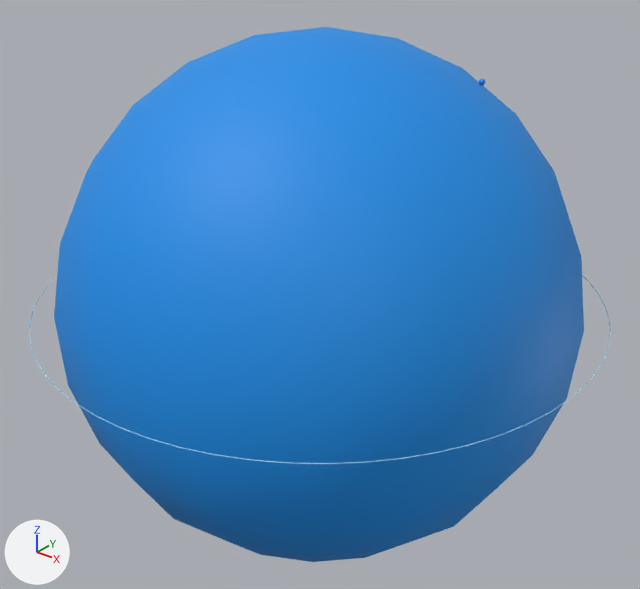
A saved change to the glTF model glb/112.glb.
Camera for both pictures: a 50 mm lens placed at (1.883, -2.353, 1.459), pointed at (0.0, 0.0, 0.0). Lighting does not change. The marker at lower left points along +X, +Y and +Z. The first picture is the older version. Where no turn or scale is listed for an object, it has been applied to the vertices.

Names of what the first picture shows: 'Orbital_7s_0' and 1 more.
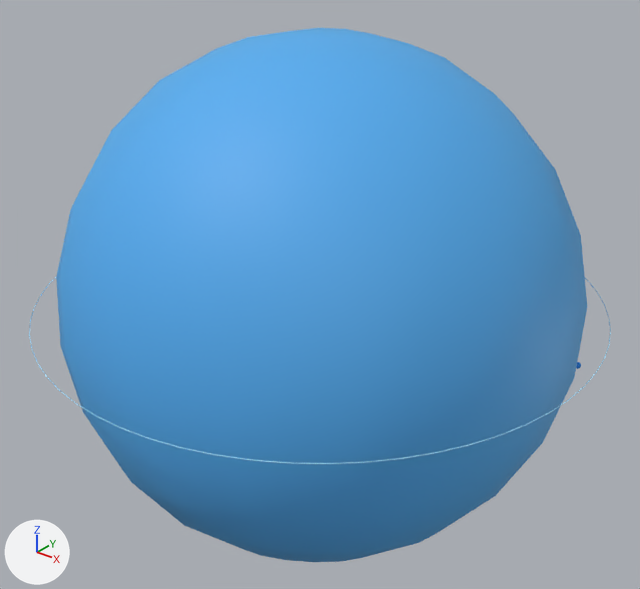
Boxes [x1, y1, x2, y2] around the edits, measured in the pictures (640 x 589 px):
```json
{"object": "Orbital_7s_0", "change": "recoloured, turned", "before": [54, 27, 584, 562], "after": [56, 28, 587, 562]}
```

The change, as JSON lines over the scene's bpy script:
```json
{"op": "set", "path": "mat_tmp_orb_112_7s.base_color", "old": "(0.00614, 0.278, 0.817)", "new": "(0.0858, 0.422, 0.86)", "note": "blue #1290e9 -> blue #53aeef"}
{"op": "set", "path": "ob_orbital_7s_0.rotation_euler", "old": "(0.0865, 0.16, 2.627)", "new": "(0.318, 0.401, 2.823)", "note": "degrees (5, 9.2, 151) -> degrees (18, 23, 162)"}
```
